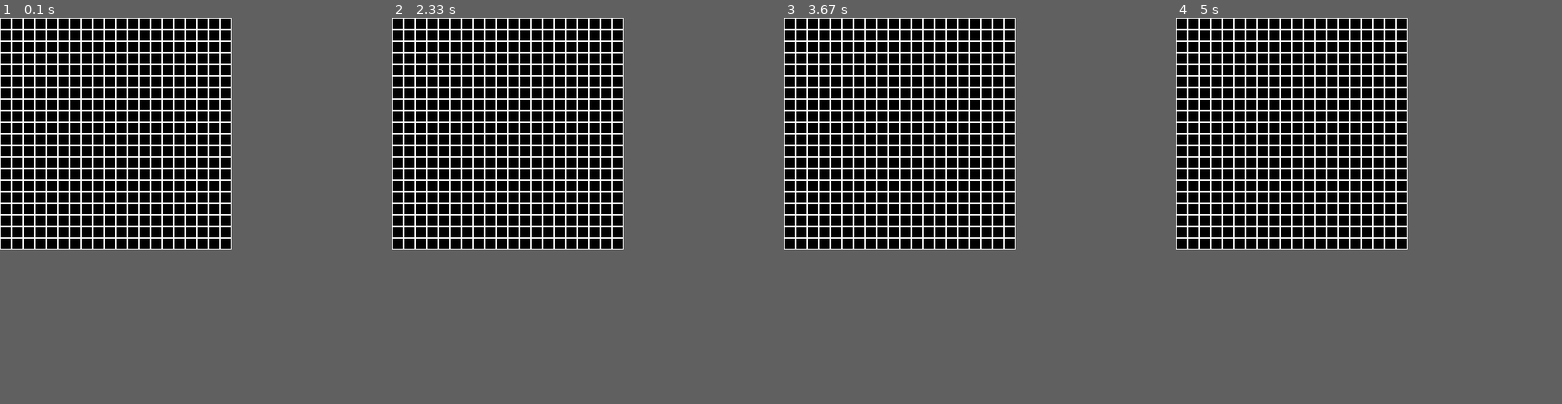
Above: before the commit, frames 1-4 (left to right).
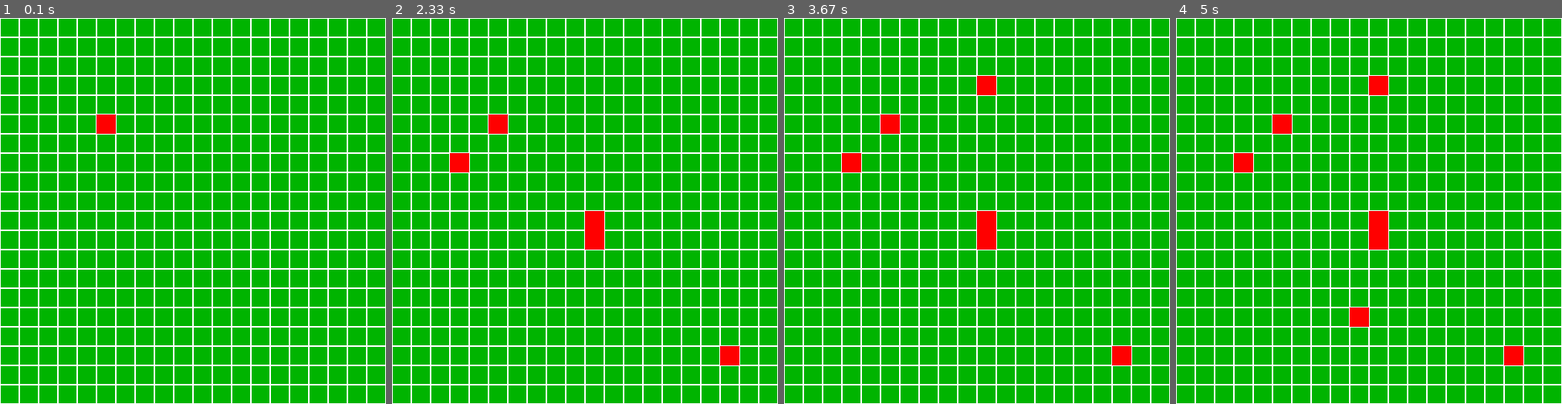
Above: after the commit, the same moments.

Repository: markus-brln/BachelorThesisForestFireControl
Game: pygame game, started from gui/environment.py
The game is run twice, just before and just after one commit, with the same random seed, the same clock (stepped at 60 frames per second) and the same inputs.
Inputs (mouse positions are in pixels of both pictures, inside the frame that each line leads up to):
- Up to frame 1 (0.1 s): no input
- Up to frame 2 (2.33 s): click (585, 211) at 0.38 s; click (585, 238) at 0.83 s; move the mouse to (465, 153) at 1.13 s; click (465, 153) at 1.42 s; move the mouse to (727, 346) at 1.83 s; click (727, 346) at 2.18 s
- Up to frame 3 (3.67 s): move the mouse to (984, 79) at 2.67 s; click (984, 79) at 3.07 s; move the mouse to (957, 311) at 3.6 s
- Up to frame 4 (5 s): click (1349, 311) at 4.05 s; move the mouse to (1515, 357) at 4.63 s
The window is 300x300 before the commit and 500x500 after it. Grey fills any space a smaller window leaves; there, only what the larger window draws over its background counts as a difference.

The runs differ from the first frame. In frame 1, 44% of the frame differs, in the area x 0-100%, y 0-100%; in frame 2, 44%; in frame 3, 44%; in frame 4, 44%.

Commit message:
gui initial draft

Diff:
--- a/gui/environment.py
+++ b/gui/environment.py
@@ -1,23 +1,29 @@
+import pygame
 
-import pygame
+from time import sleep ## To redraw once a second. Should not be necessary
+                       ## after implementing redrawing after updates.
+
+
+pygame.init()  ## Initialize Pygame
 
 COLOR = { "BLACK": (0, 0, 0),
           "WHITE": (255, 255, 255),
-          "RED": (255, 0,0 )}
-## TODO:
-#   Fire Propagation
+          "RED": (255, 0,0 ),
+          "GREEN": (0, 180, 0)
+          }
 
 class Model:
   # Other parameters can be added later
   ## Length: Grid size
-  ## Agents: Number of agents
-  def __init__(self, length, agents):
+  ## Agents: TODO determine: Number of agents or tuples of agent positions
+  def __init__(self, length: int, agents):
     self.size = length
     self.agents = agents
     self.selected_squares = [ (5, 5)]
 
     self.startEpisode()
     self.terminal_state = False
+    self.subscribers = []
 
 
   def startEpisode(self):
@@ -28,27 +34,46 @@
 
   def time_step(self):
     self.time += 1
+    self.expand_fire()
+
 
   def select_square(self, width, height):
-    self.selected_squares += [(width, height)]
+    if (width, height) in self.selected_squares:
+      self.selected_squares.remove((width, height))
+    else:
+      self.selected_squares += [(width, height)]
 
+
+  ## TODO
+  def expand_fire(self):
+    pass
+
+
+  ## TODO: e.g. save data and ensure proper exiting of program
+  def shut_down(self):
+    print("Shutting Down")
 
 
 ## Separate these classes, figure out how to import code from other file
 class View:
-  def __init__(self, model, grid_block_size):
+  def __init__(self, model: Model, grid_block_size: int):
+    model.view = self
     self.model = model
     self.grid_block_size = grid_block_size           ## Width and height of block in grid
     self.window_size = model.size * grid_block_size
 
     self.window = pygame.display.set_mode((self.window_size, self.window_size))
 
-    self.clock = pygame.time.Clock() ## Don't know if necessary yet
+    self.clock = pygame.time.Clock() ## Don't know if necessary yet, or what it actually does
+    self.update()
 
 
   def update(self):
-    self.window.fill(COLOR["BLACK"])
+    self.window.fill(COLOR["GREEN"])
     self.draw_grid()
+    self.draw_selected()
+    self.draw_fire()
+    self.draw_agents()
     pygame.display.update()
 
 
@@ -60,18 +85,56 @@
         pygame.draw.rect(self.window, COLOR["WHITE"], rect, 1)
 
 
-  def show_selected(self,block_size):
+  def draw_agents(self):
+    pass
+
+
+  def draw_fire(self):
+    pass
+
+
+  def draw_selected(self):
     block_size = self.grid_block_size
     for selected in self.model.selected_squares:
-        rect = pygame.Rect(selected[0] * block_size - block_size / 2, selected[1] * block_size, block_size, block_size)
-        pygame.draw.rect(self.window, COLOR["RED"], rect, block_size)
+      ## I really do not want to do it like this
+      for x in range(selected[0] * block_size, (selected[0] + 1) * block_size):
+        for y in range(selected[1] * block_size, (selected[1] + 1) * block_size):
+          rect = (x, y, 1, 1)
+          pygame.draw.rect(self.window, COLOR["RED"], rect, 1)
+
+
+class Controller:
+  def __init__(self, model: Model, view: View):
+    self.model = model
+    self.view = view
+
+
+  def update(self, pygame_events):
+    for event in pygame_events:
+      if event.type == pygame.QUIT:
+        self.shut_down(event)
+      elif event.type == pygame.MOUSEBUTTONDOWN:
+        self.click(event)
+
+  def shut_down(self, event):
+    self.model.shut_down()
+    exit(0)
+
+
+  def click(self, event):
+    (x, y) = event.pos
+    x = int(x / self.view.grid_block_size)
+    y = int(y / self.view.grid_block_size)
+    self.model.select_square(x, y)
+    self.view.update()
 
 
 def main():
   environment = Model(20, [])
-  view = View(environment, 15)
+  view = View(environment, 25)
+  controller = Controller(environment, view)
   while(True):
-    view.update()
+    controller.update(pygame.event.get())
 
 
 if __name__=="__main__":
